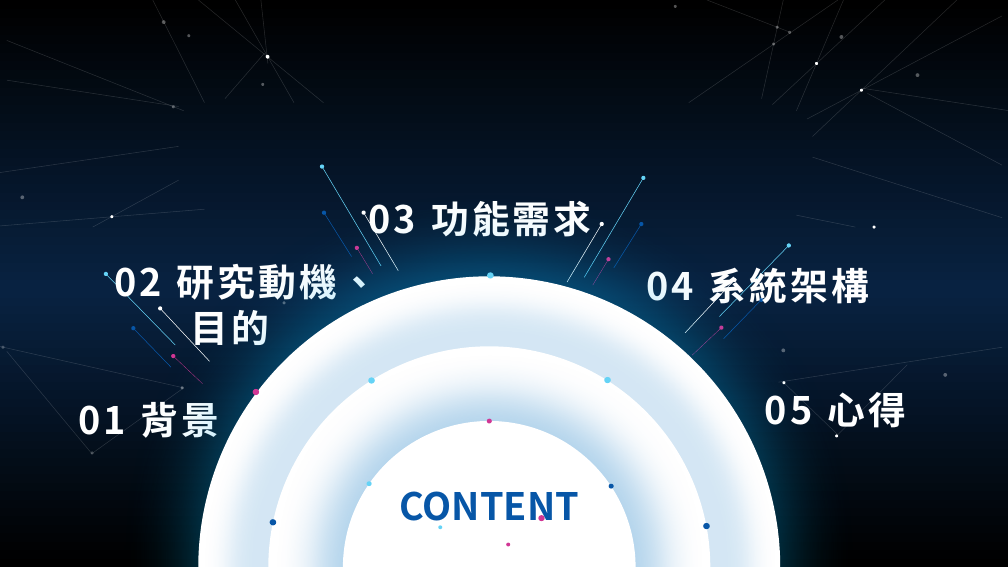
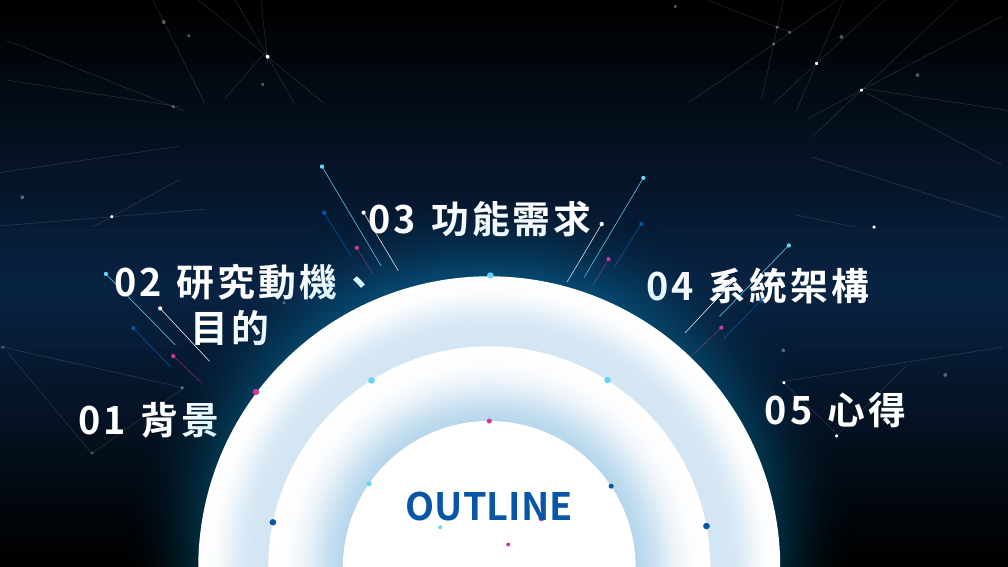
Before and after one commit to js20135987/108_SE_Team3, a slide deck: slide 2 of 第三組範例PPT_2019_10_23.pptx. Drawn at 1008x567 pixels with LibreOffice and Linux fonts; fonts in the diff are those of the drawing. Boxes give left, top, right and bottom in pixels: in the first picture for what was removed or moved away, otherwise in the second. Text is boxed around its words. In the diff, an @@ line names an element or a change of style, - is before the commit and + after.

```diff
--- a/第三組範例PPT_2019_10_23.pptx
+++ b/第三組範例PPT_2019_10_23.pptx
@@ text at (406,491,573,529): text changed @@
-CONTENT
+OUTLINE
```
Also in this commit, not shown: 9 other slides changed, 1 slide added.
